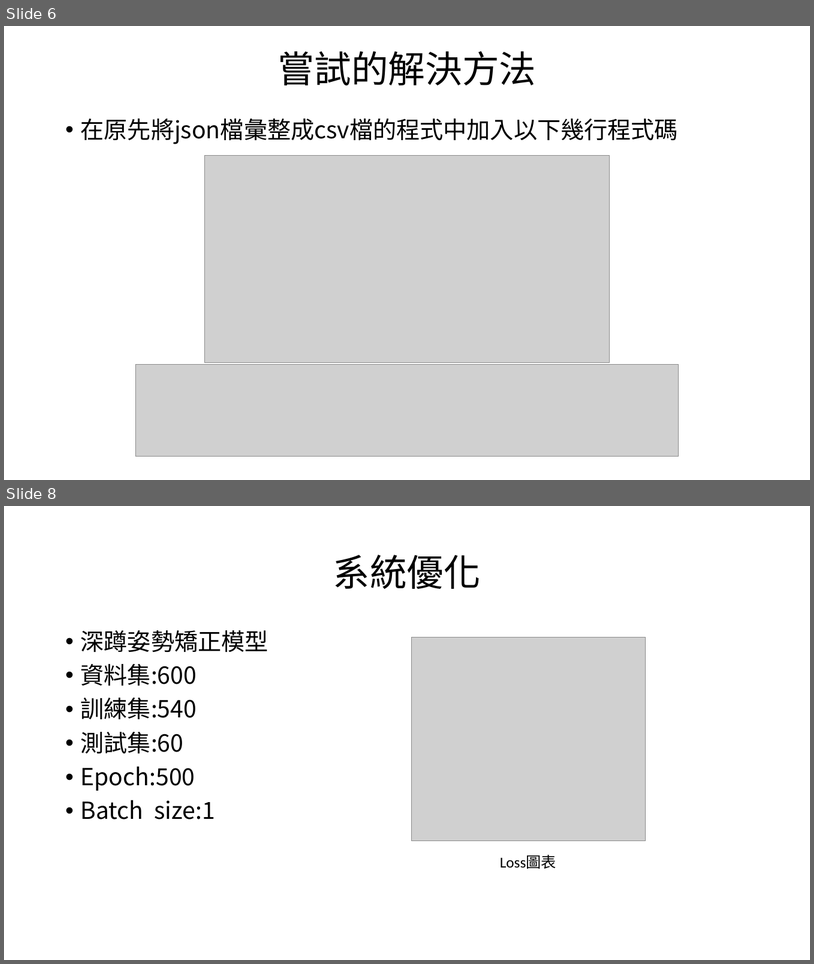
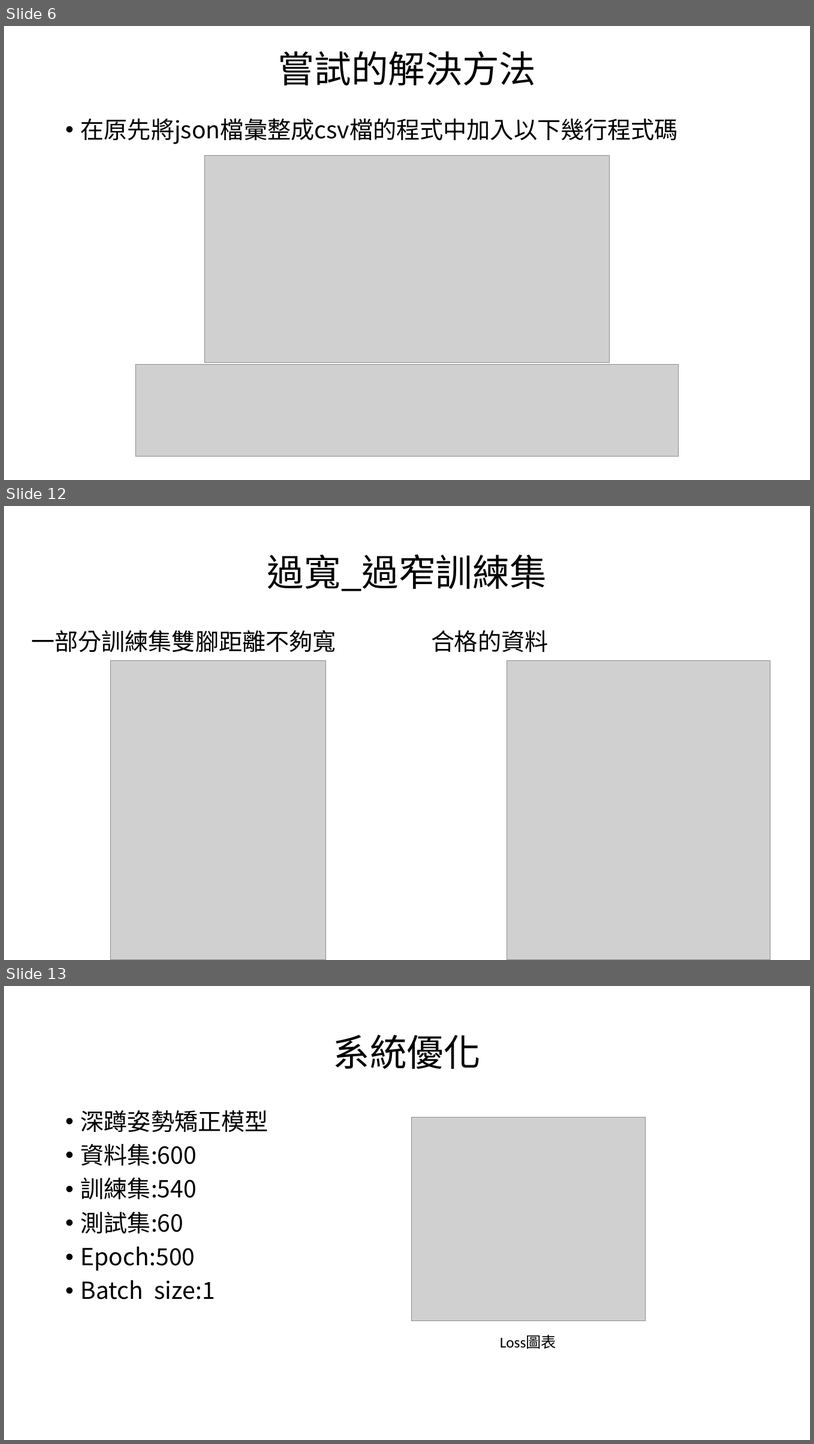
Before and after one commit to mizulun/seatpose-system, a slide deck: week6進度報告.pptx. Shown one above the other, each under a label of ours: slides 6 and 8 before the commit, slides 6, 12 and 13 after it; the slides between them are not shown. The pictures are 814x964 and 814x1444 pixels, drawn with LibreOffice and Linux fonts; fonts in the diff are those of the drawing; grey boxes stand for pictures. Boxes give left, top, right and bottom in pixels: in the first picture for what was removed or moved away, otherwise in the second. Text is boxed around its words. In the diff, an @@ line names an element or a change of style, - is before the commit and + after.

```diff
--- a/week6進度報告.pptx
+++ b/week6進度報告.pptx
@@ slide 12 added at [4,506,810,960], background #FFFFFF @@
@@ title added at [267,554,547,591], 44 pt, text #000000 @@
+過寬_過窄訓練集
@@ text added at [31,630,549,652], 28 pt, text #000000 @@
+一部分訓練集雙腳距離不夠寬 合格的資料
@@ picture added at [110,660,326,960] @@
@@ picture added at [507,660,770,960] @@
@@ what was slide 8 is now slide 13 @@
```
Also in this commit, not shown: 2 slides changed, 5 other slides added, 1 slide removed.
